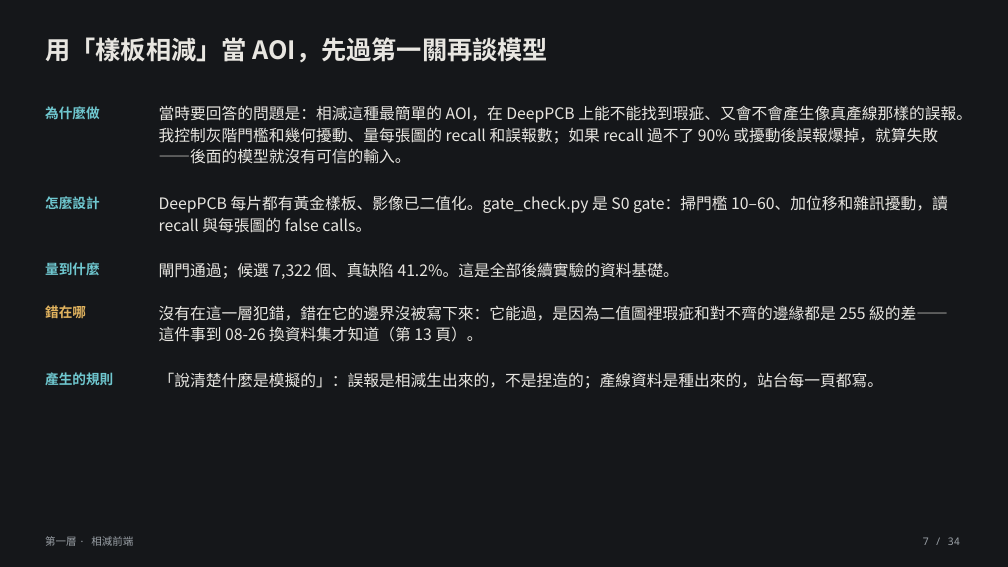
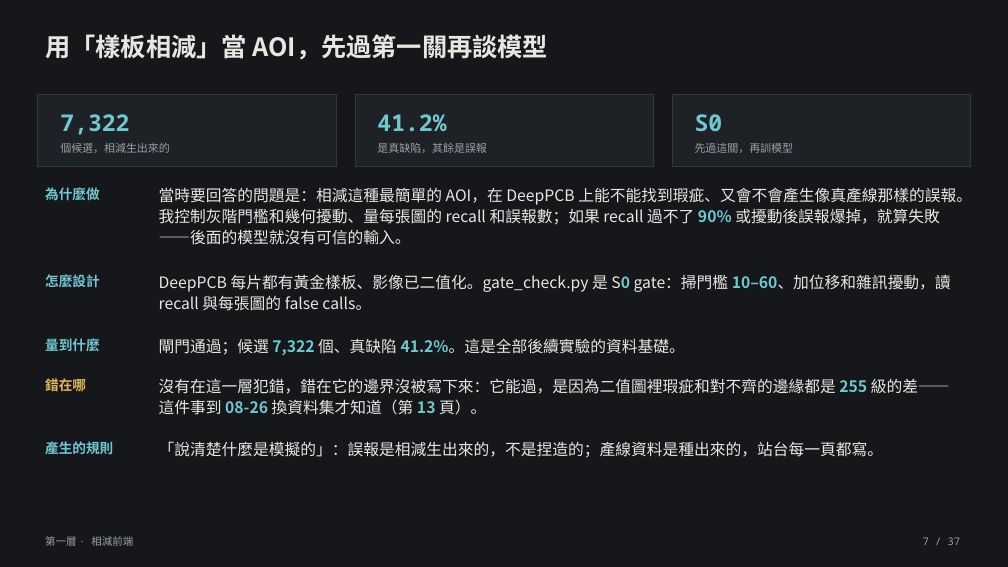
Before and after one commit to lin891020/aoi-agent, a slide deck: slide 7 of docs/deck/aoi-agent-journey.zh-TW.pptx. Drawn at 1008x567 pixels with LibreOffice and Linux fonts; fonts in the diff are those of the drawing. Boxes give left, top, right and bottom in pixels: in the first picture for what was removed or moved away, otherwise in the second. Text is boxed around its words. In the diff, an @@ line names an element or a change of style, - is before the commit and + after.

```diff
--- a/docs/deck/aoi-agent-journey.zh-TW.pptx
+++ b/docs/deck/aoi-agent-journey.zh-TW.pptx
@@ rectangle added at box(38, 95, 336, 166), fill #1E2125, outline #33383D 0.75 pt @@
@@ text added at box(60, 114, 129, 135), 22 pt, text #6FC7CF, bold @@
+7,322
@@ rectangle added at box(355, 95, 653, 166), fill #1E2125, outline #33383D 0.75 pt @@
@@ text added at box(377, 114, 446, 131), 22 pt, text #6FC7CF, bold @@
+41.2%
@@ rectangle added at box(672, 95, 970, 166), fill #1E2125, outline #33383D 0.75 pt @@
@@ text added at box(695, 114, 723, 131), 22 pt, text #6FC7CF, bold @@
+S0
@@ text added at box(60, 143, 169, 153), 10.5 pt, text #9AA0A6 @@
+個候選，相減生出來的
@@ text added at box(377, 143, 486, 153), 10.5 pt, text #9AA0A6 @@
+是真缺陷，其餘是誤報
@@ text added at box(695, 143, 794, 153), 10.5 pt, text #9AA0A6 @@
+先過這關，再訓模型
@@ text "當時要回答的問題是：相減這種最簡單的 AOI，在 DeepPCB 上能不能找到瑕疵、又會不會產生像真產線那樣的誤報。我控 ..." at box(159, 187, 972, 245): text colour #E8E6E1 to #6FC7CF, bold on in "90%" @@
@@ 4 texts: place and size @@
-4 texts at box(45, 105, 972, 233)
+4 texts at box(45, 187, 972, 311)
@@ text "DeepPCB 每片都有黃金樣板、影像已二值化。gate_check.py 是 S0 gate：掃門檻 ..." at box(159, 274, 951, 311): text colour #E8E6E1 to #6FC7CF, bold on in "S0 10–60、加位移和雜訊擾動，讀" @@
@@ 4 texts: place and size @@
-4 texts at box(45, 262, 948, 342)
+4 texts at box(45, 338, 950, 415)
@@ text "閘門通過；候選 7,322 個、真缺陷 41.2%。這是全部後續實驗的資料基礎。" at box(159, 338, 685, 355): text colour #E8E6E1 to #6FC7CF, bold on in "7,322 41.2%。這是全部後續實驗的資料基礎。" @@
@@ text "沒有在這一層犯錯，錯在它的邊界沒被寫下來：它能過，是因為二值圖裡瑕疵和對不齊的邊緣都是 255 級的差——這件事到 08 ..." at box(159, 378, 950, 415): text colour #E8E6E1 to #6FC7CF, bold on in "255 08-26 13" @@
@@ text "產生的規則": place and size @@
-text "產生的規則" at box(45, 372, 113, 385)
+text "產生的規則" at box(45, 441, 113, 454)
@@ text "「說清楚什麼是模擬的」：誤報是相減生出來的，不是捏造的；產線資料是種出來的，站台每一頁都寫。": place and size @@
-text "「說清楚什麼是模擬的」：誤報是相減生出來的，不是捏造的；產線資料是種出來的，站台每一頁都寫。" at box(159, 372, 883, 389)
+text "「說清楚什麼是模擬的」：誤報是相減生出來的，不是捏造的；產線資料是種出來的，站台每一頁都寫。" at box(159, 441, 883, 458)
@@ text at box(923, 537, 961, 545): text changed @@
-7 / 34
+7 / 37
```
Also in this commit, not shown: 33 other slides changed, 3 slides added, 9 other files.
